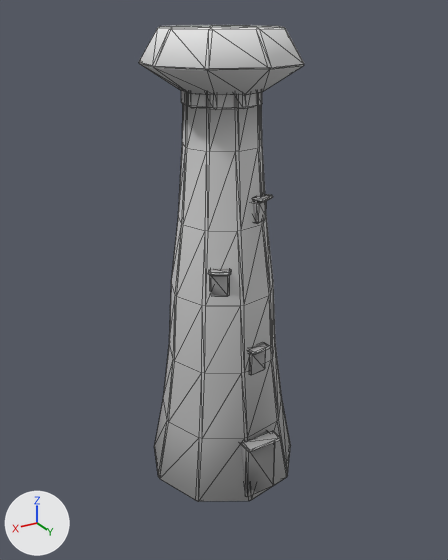
Two versions of the glTF model assets/models/cappadocia/rocks/chimney_d.glb, one commit apart.
Both versions are drawn from a 50 mm camera at (8.7, 14.61, 13.77) aimed at (-0.01, 0.11, 6.52). Lighting does not change. The marker at lower left points along +X, +Y and +Z. The older version comes first. Mesh edges are drawn as thin lines. Vertices at exactly the same position are counted once.

In view in the first picture: 'Chimney_D'.
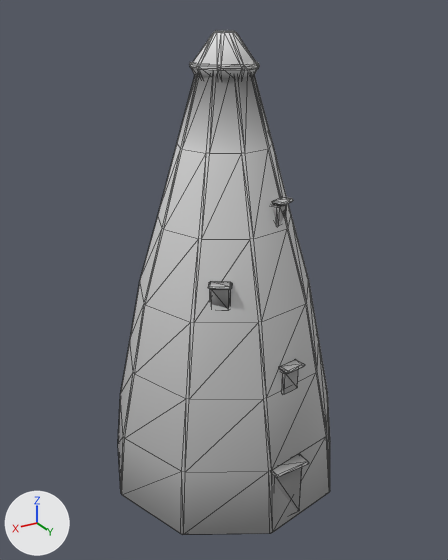
Location of each change, (x1, y1, x2, y2) in pixels of the pictures (448 x 560 px; the box of a moved part takes in the faces that stretch with it):
'Chimney_D', reshaped (28% wider): before (139, 25, 304, 501); after (118, 31, 330, 535)
part 1 of me_chimney_d, moved or reshaped: before (240, 431, 275, 495); after (274, 467, 302, 511)
part 2 of me_chimney_d, moved or reshaped: before (241, 431, 281, 452); after (271, 454, 309, 478)
part 3 of me_chimney_d, moved or reshaped: before (249, 350, 266, 375); after (280, 369, 298, 394)
part 4 of me_chimney_d, moved or reshaped: before (248, 342, 271, 355); after (279, 359, 305, 374)
part 5 of me_chimney_d, moved or reshaped: before (210, 275, 230, 296); after (210, 289, 231, 308)
part 6 of me_chimney_d, moved or reshaped: before (208, 269, 231, 276); after (208, 281, 232, 290)
part 7 of me_chimney_d, moved or reshaped: before (253, 201, 267, 223); after (272, 204, 287, 226)
part 8 of me_chimney_d, moved or reshaped: before (252, 193, 273, 202); after (272, 197, 293, 206)
part 9 of me_chimney_d, rebuilt (54% wider, 12% taller): before (154, 92, 291, 501); after (118, 75, 330, 535)
part 10 of me_chimney_d, rebuilt: before (181, 91, 262, 110); after (189, 62, 259, 79)
part 11 of me_chimney_d, added: after (190, 31, 259, 71)
part 12 of me_chimney_d, deleted: before (139, 25, 304, 95)

What the commit changed:
me_chimney_d is used by ob_chimney_d; location (0.0, 0.0, 0.0).
me_chimney_d had 455 vertices, 846 faces and spanned x -2.32..2.32, y -2.43..2.43, z 0.0..13.47.
me_chimney_d now has 419 vertices, 778 faces and spans x -3.64..3.64, y -3.71..3.71, z 0.0..13.36.
me_chimney_d part 1: the loose piece of 24 vertices spanning x -0.59..0.46, y 1.66..2.21, z 0.12..1.97 is moved by (-0.04, 1.28, 0.0).
me_chimney_d part 2: the loose piece of 16 vertices spanning x -0.65..0.52, y 1.93..2.43, z 1.99..2.09 is moved by (-0.04, 1.28, 0.0).
me_chimney_d part 3: the loose piece of 24 vertices spanning x -0.6..0.06, y 1.11..1.63, z 4.01..4.79 is moved by (-0.22, 1.31, 0.0).
me_chimney_d part 4: the loose piece of 24 vertices spanning x -0.66..0.07, y 1.34..1.82, z 4.8..4.9 is moved by (-0.22, 1.31, 0.0).
me_chimney_d part 5: the loose piece of 24 vertices spanning x 0.3..0.96, y 0.64..1.27, z 6.56..7.24 is moved by (0.46, 0.8, 0.0).
me_chimney_d part 6: the loose piece of 24 vertices spanning x 0.4..1.09, y 0.81..1.44, z 7.25..7.35 is moved by (0.46, 0.8, 0.0).
me_chimney_d part 7: the loose piece of 24 vertices spanning x -0.84..-0.24, y 0.62..1.2, z 8.49..9.11 is moved by (-0.28, 0.55, 0.0).
me_chimney_d part 8: the loose piece of 16 vertices spanning x -0.95..-0.31, y 0.81..1.38, z 9.12..9.22 is moved by (-0.28, 0.55, 0.0).
me_chimney_d part 9: the loose piece of 135 vertices spanning x -2.32..2.32, y -2.43..2.28, z 0.0..12.6 is rebuilt with 135 vertices and now spans x -3.64..3.64, y -3.71..3.69, z 0.0..12.6.
me_chimney_d part 10: the loose piece of 54 vertices spanning x -1.15..1.02, y -1.12..1.02, z 11.55..12.55 is rebuilt with 54 vertices and now spans x -1.02..0.81, y -0.89..0.91, z 12.14..12.6.
me_chimney_d part 11: a new loose piece of 54 vertices spanning x -1.01..0.8, y -0.88..0.9, z 12.47..13.36, in mat_paletteatlas.
Part 12, on me_chimney_d:
90 vertices are removed from x -2.2..2.07, y -2.12..2.09, z 11.88..13.47.
172 faces are deleted.
